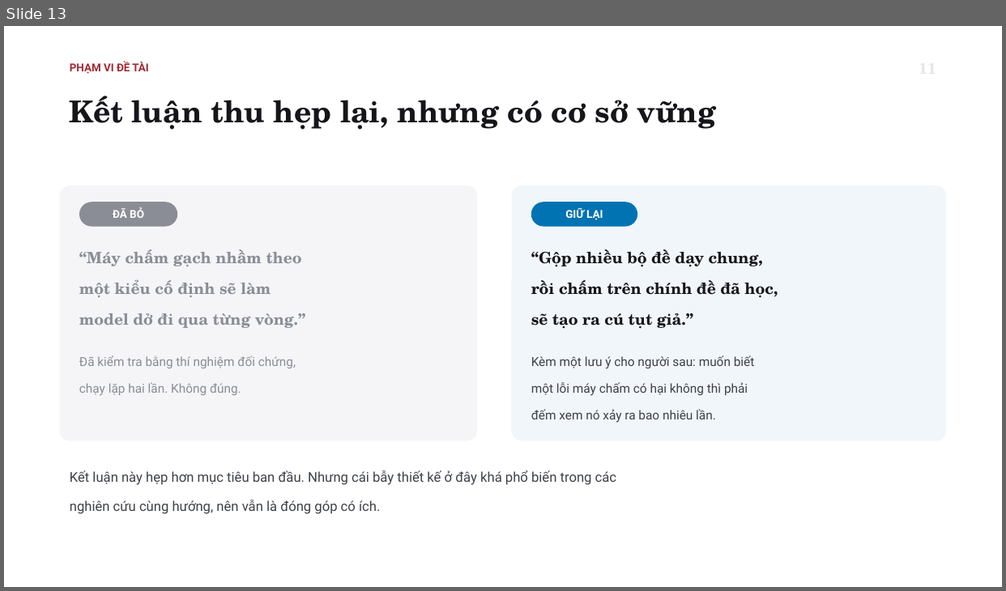
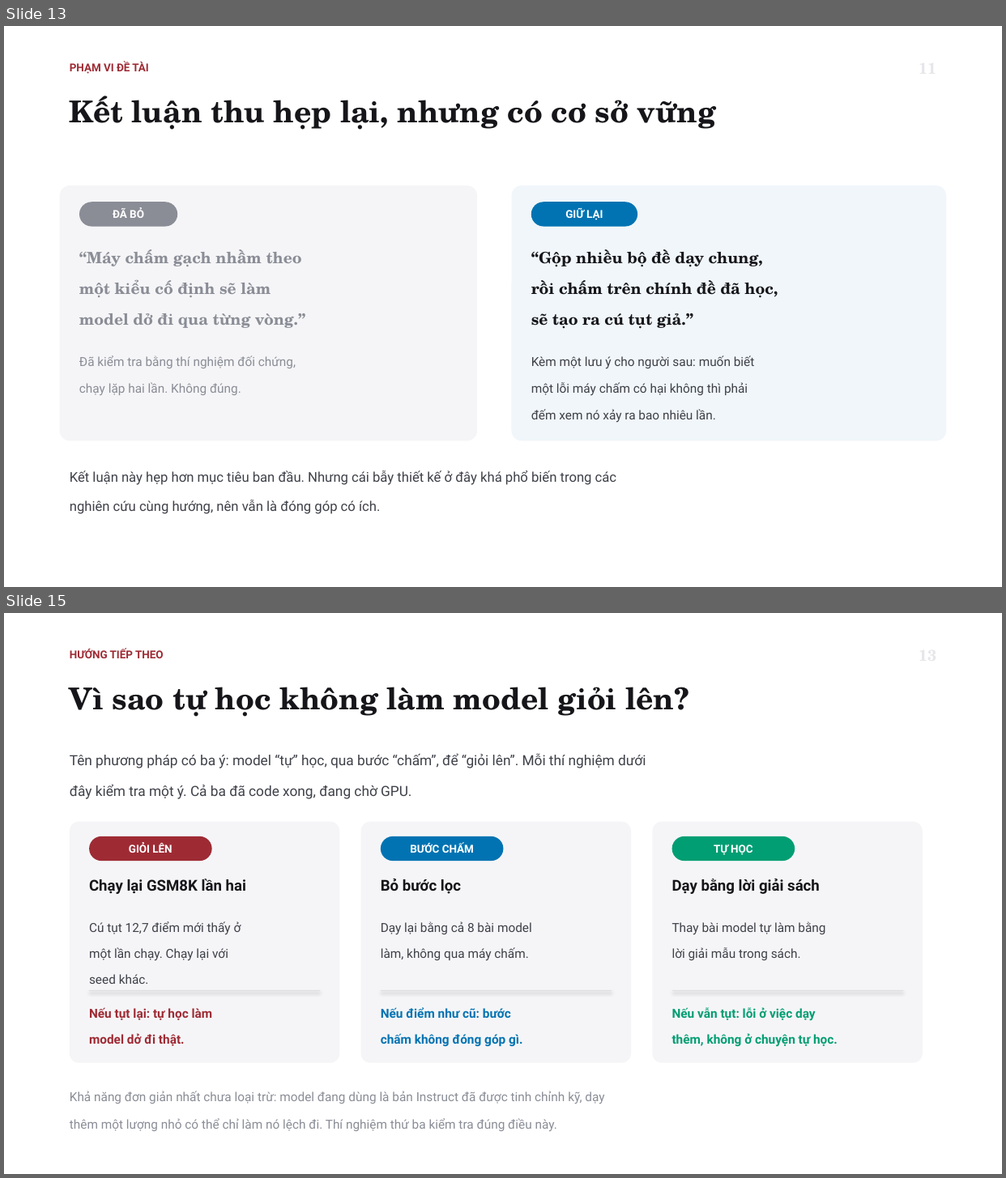
Before and after one commit to tsan2711/DACNTT_2026, a slide deck: BaoCaoTienDo_Tuan1-3_52300057_52300006.pptx. Shown one above the other, each under a label of ours: slide 13 before the commit, slides 13 and 15 after it; the slides between them are not shown. The pictures are 1006x591 and 1006x1178 pixels, drawn with LibreOffice and Linux fonts; fonts in the diff are those of the drawing. Boxes give left, top, right and bottom in pixels: in the first picture for what was removed or moved away, otherwise in the second. Text is boxed around its words. In the diff, an @@ line names an element or a change of style, - is before the commit and + after.

```diff
--- a/BaoCaoTienDo_Tuan1-3_52300057_52300006.pptx
+++ b/BaoCaoTienDo_Tuan1-3_52300057_52300006.pptx
@@ slide 15 added at (4,613,1002,1174), background #FFFFFF @@
@@ text added at (70,649,164,658), 10.5 pt, text #9E2B34, bold @@
+HƯỚNG TIẾP THEO
@@ text added at (70,687,689,717), 29 pt, text #16161A, bold @@
+Vì sao tự học không làm model giỏi lên?
@@ text added at (70,753,646,799), 13.5 pt, text #3F4149 @@
+Tên phương pháp có ba ý: model “tự” học, qua bước “chấm”, để “giỏi lên”. Mỗi thí nghiệm dưới
+đây kiểm tra một ý. Cả ba đã code xong, đang chờ GPU.
@@ rounded rectangle added at (70,822,340,1063), fill #F5F5F7 @@
@@ rounded rectangle added at (361,822,632,1063), fill #F5F5F7 @@
@@ rounded rectangle added at (652,822,923,1063), fill #F5F5F7 @@
@@ rounded rectangle added at (89,837,212,862), fill #9E2B34, 10.5 pt, text #FFFFFF, bold @@
+GIỎI LÊN
@@ rounded rectangle added at (381,837,503,862), fill #0173B2, 10.5 pt, text #FFFFFF, bold @@
+BƯỚC CHẤM
@@ rounded rectangle added at (671,837,795,862), fill #029E73, 10.5 pt, text #FFFFFF, bold @@
+TỰ HỌC
@@ text added at (89,879,246,894), 14.5 pt, text #16161A, bold @@
+Chạy lại GSM8K lần hai
@@ text added at (381,879,461,894), 14.5 pt, text #16161A, bold @@
+Bỏ bước lọc
@@ text added at (672,879,820,894), 14.5 pt, text #16161A, bold @@
+Dạy bằng lời giải sách
@@ text added at (89,922,241,984), 12 pt, text #3F4149 @@
+Cú tụt 12,7 điểm mới thấy ở
+một lần chạy. Chạy lại với
+seed khác.
@@ text added at (381,922,532,961), 12 pt, text #3F4149 @@
+Dạy lại bằng cả 8 bài model
+làm, không qua máy chấm.
@@ text added at (672,922,825,960), 12 pt, text #3F4149 @@
+Thay bài model tự làm bằng
+lời giải mẫu trong sách.
@@ line added from (89, 991) to (320, 991), #DDDDE2 0.75 pt @@
@@ line added from (381, 991) to (612, 991), #DDDDE2 0.75 pt @@
@@ line added from (671, 991) to (903, 991), #DDDDE2 0.75 pt @@
@@ text added at (89,1007,213,1046), 12 pt, text #9E2B34, bold @@
+Nếu tụt lại: tự học làm
+model dở đi thật.
@@ text added at (381,1007,522,1047), 12 pt, text #0173B2, bold @@
+Nếu điểm như cũ: bước
+chấm không đóng góp gì.
@@ text added at (672,1007,837,1047), 12 pt, text #029E73, bold @@
+Nếu vẫn tụt: lỗi ở việc dạy
+thêm, không ở chuyện tự học.
@@ text added at (70,1091,604,1131), 12 pt, text #8A8D96 @@
+Khả năng đơn giản nhất chưa loại trừ: model đang dùng là bản Instruct đã được tinh chỉnh kỹ, dạy
+thêm một lượng nhỏ có thể chỉ làm nó lệch đi. Thí nghiệm thứ ba kiểm tra đúng điều này.
```
Also in this commit, not shown: 4 slides changed, 1 other slide added, 4 slides removed, 4 other files.
